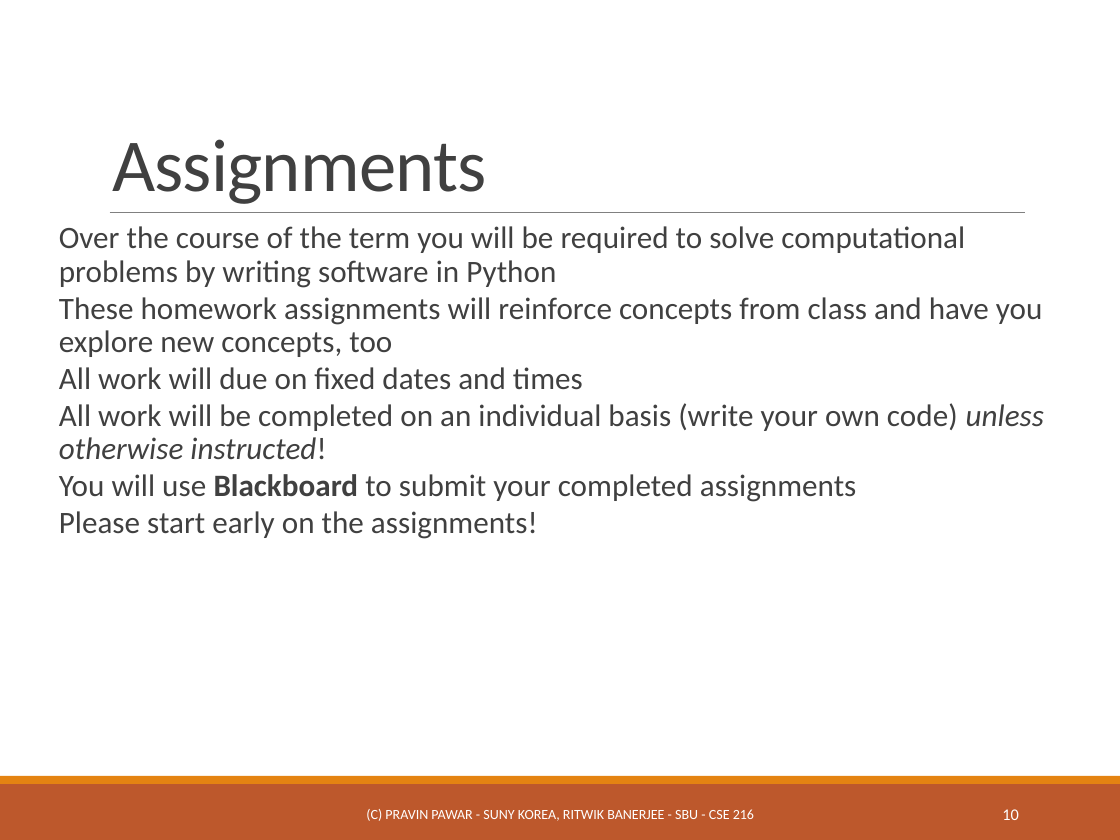
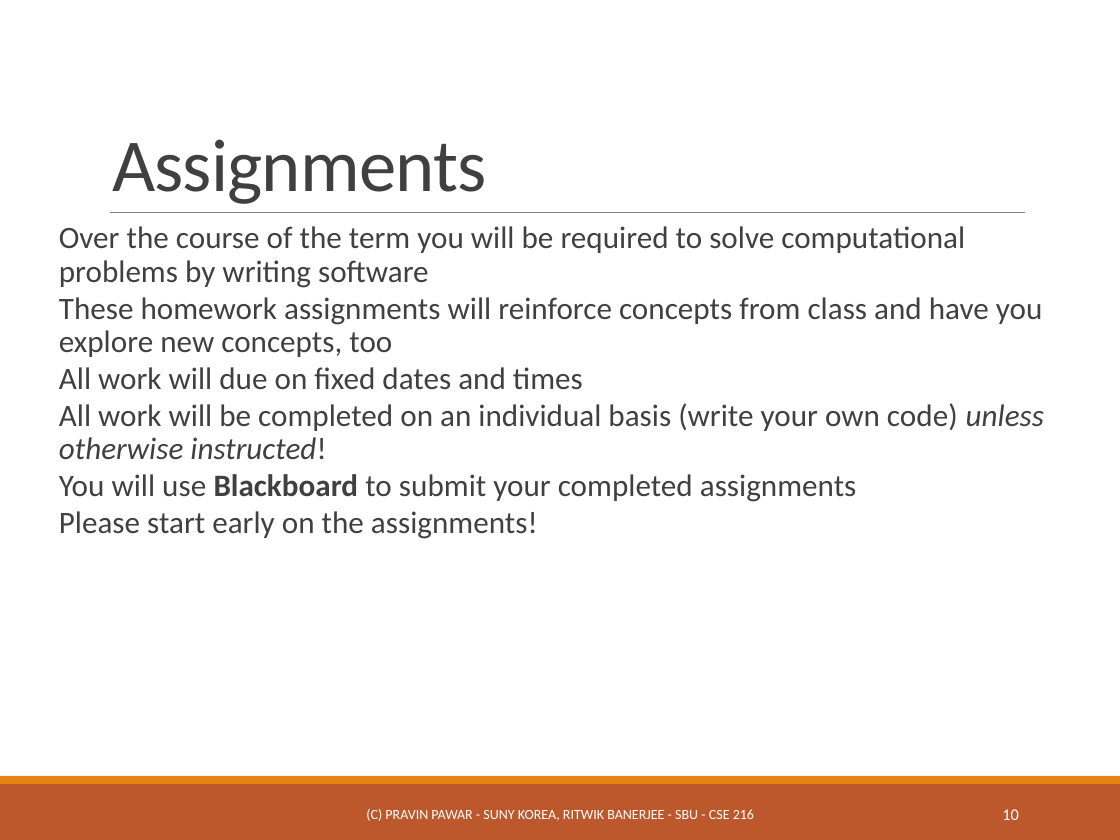
Before and after one commit to ppawar/ppawar.github.io, a slide deck: slide 10 of CSE216-S19/slides/PPT/CSE216_Lec0.pptx. Drawn at 1120x840 pixels with LibreOffice and Linux fonts; fonts in the diff are those of the drawing. Boxes give left, top, right and bottom in pixels: in the first picture for what was removed or moved away, otherwise in the second. Text is boxed around its words. In the diff, an @@ line names an element or a change of style, - is before the commit and + after.

```diff
--- a/CSE216-S19/slides/PPT/CSE216_Lec0.pptx
+++ b/CSE216-S19/slides/PPT/CSE216_Lec0.pptx
@@ text at [59, 226, 965, 288]: text changed @@
-  Over the course of the term you will be required to solve computational problems by writing software in Python
+  Over the course of the term you will be required to solve computational problems by writing software
```
Also in this commit, not shown: 2 other slides changed, 9 other files.
